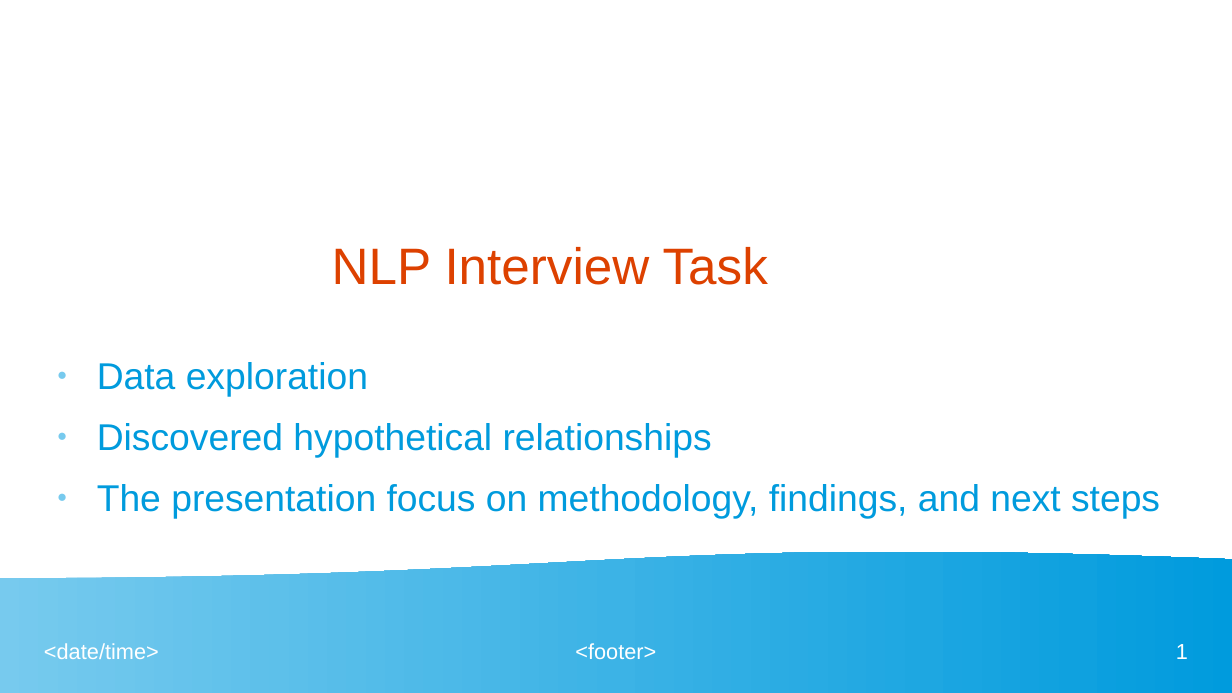
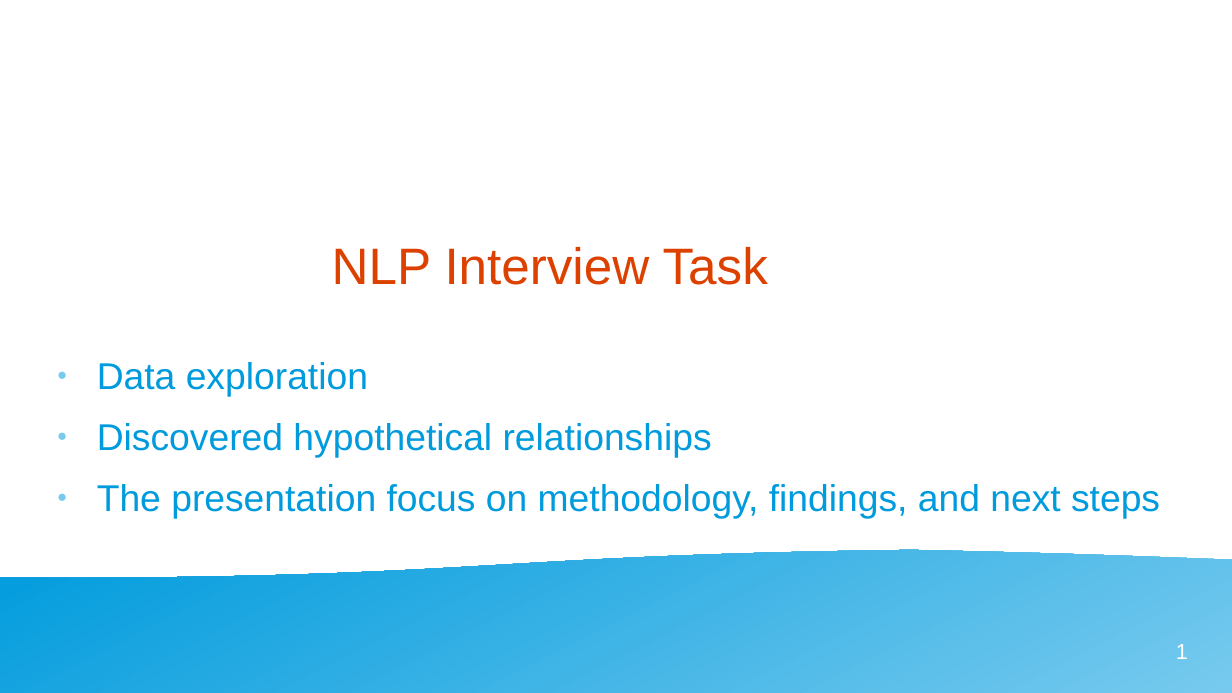
Before and after one commit to Madjeisah/NLP-Interview-Task, a slide deck: slide 1 of presentation.odp. Drawn at 1232x693 pixels with LibreOffice and Linux fonts; fonts in the diff are those of the drawing. Boxes give left, top, right and bottom in pixels: in the first picture for what was removed or moved away, otherwise in the second. Text is boxed around its words. In the diff, an @@ line names an element or a change of style, - is before the commit and + after.

```diff
--- a/presentation.odp
+++ b/presentation.odp
@@ text "Data exploration" at (x1=97, y1=362, x2=1160, y2=519): indent changed @@
@@ flow chart document removed at (x1=0, y1=550, x2=1232, y2=693) @@
@@ freeform shape added at (x1=0, y1=550, x2=1232, y2=693), fill gradient #77CAEE to #009BDD @@
@@ text removed at (x1=44, y1=643, x2=159, y2=659) @@
-<date/time>
@@ text removed at (x1=575, y1=643, x2=656, y2=659) @@
-<footer>
```
Also in this commit, not shown: 3 other slides changed, 10 slides added, 12 slides removed.
